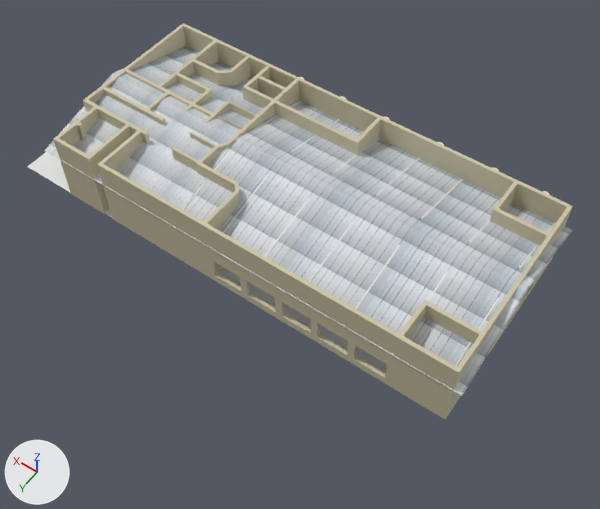
An edit to the Blender file Restaurante Universitário/Arquivo blend/restaurante.blend, drawn before and after from the same camera.
Both versions are drawn from a camera (50 mm lens) standing at (-456.0, 583.0, 850.0) and looking at (-74.0, 47.0, 9.0). The lights are fixed; the arrows at lower left show +X, +Y and +Z.

Objects in the first picture: 'BAGULHODOTETO.001', 'Chao', 'Paredes', 'Plane'.
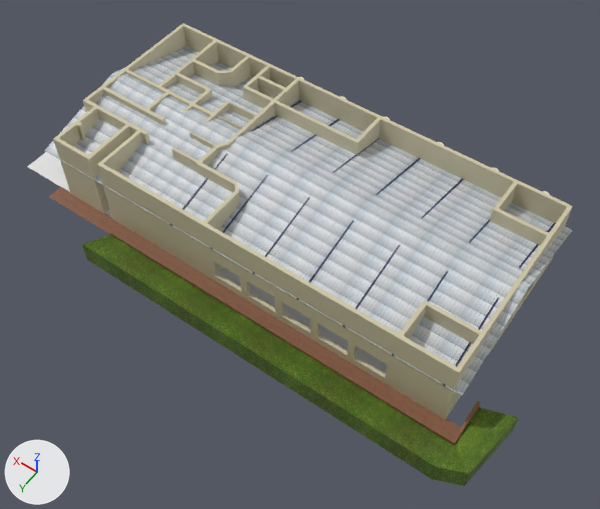
What differs and where, as boxes [x1, y1, x2, y2] in the pictures (600 x 509 px):
'Cube.001', added (green): after [82, 235, 519, 486]
'Plane.001', added (brown): after [49, 187, 460, 439]
'Cube', added (brown): after [110, 231, 481, 445]
'BAGULHODOTETO.001', recoloured (white to grey): [170, 100, 556, 386] in both
part 1 of me_plane_001, surface changed: [45, 46, 572, 396] in both

Diff of the bpy script that builds the scene:
```diff
--- a/Restaurante Universitário/Arquivo blend/restaurante.blend.py
+++ b/Restaurante Universitário/Arquivo blend/restaurante.blend.py
@@ img_e4670babe8673083afe693970668ba50_jpg @@
+img_e4670babe8673083afe693970668ba50_jpg = load_image('e4670babe8673083afe693970668ba50.jpg', 'Texturas/e4670babe8673083afe693970668ba50.jpg', 1024, 1024, 'sRGB')
@@ img_seamless_dirty_concrete_wall_texture_texturise__jpg @@
+img_seamless_dirty_concrete_wall_texture_texturise__jpg = load_image('Seamless_Dirty_Concrete_Wall_Texture_Texturise..jpg', 'Texturas/Seamless_Dirty_Concrete_Wall_Texture_Texturise..jpg', 1600, 1599, 'sRGB')
@@ mat_bagulhodoteto @@
+mat_bagulhodoteto = principled_material('bagulhodoteto')
+mat_bagulhodoteto.base_color = (0.0, 0.000084, 0.0522)  # dark blue #000041
@@ mat_grama @@
+mat_grama = principled_material('grama')
+mat_grama.texture = img_e4670babe8673083afe693970668ba50_jpg
@@ mat_xaoxujo @@
+mat_xaoxujo = principled_material('XaoXujo')
+mat_xaoxujo.texture = img_seamless_dirty_concrete_wall_texture_texturise__jpg
@@ me_plane_001 @@
 me_plane_001.from_pydata(...)  # 9 vertices, 5 faces; spans x -1.0..1.0, y -1.0..1.0, z -0.26..0.0
 # used by ob_plane; location = (-37.0, 0.0, 67.0); scale = (-312.0, -139.0, -139.0)
+# me_plane_001 part 1: texture (UV) coordinates of 4 of 5 faces, centred in x -0.65..0.35, y -0.5..0.5, z -0.13, changed; they spanned u -3.31..4.31, v -3.31..4.31 and now span u -8.99..9.99, v -8.99..9.99
 me_plane_001.materials.append(mat_material_005)
@@ me_cube_004 @@
 me_cube_004.from_pydata(...)  # 1554 vertices, 1554 faces; spans x -383.0..1.0, y -1.0..1.0, z -139.0..139.0
+me_cube_004.materials.append(mat_bagulhodoteto)  # dark blue #000041
@@ me_cube_002 @@
+me_cube_002.from_pydata(...)  # 16 vertices, 14 faces; spans x -406.0..149.0, y -61.0..44.0, z -6.0..31.0
+me_cube_002.materials.append(mat_grama)  # picture img_e4670babe8673083afe693970668ba50_jpg
@@ me_cube @@
+me_cube.from_pydata(...)  # 16 vertices, 14 faces; spans x -362.0..149.0, y -59.0..2.0, z -1.0..9.0
+me_cube.materials.append(mat_xaoxujo)  # picture img_seamless_dirty_concrete_wall_texture_texturise__jpg
@@ me_plane_002 @@
+me_plane_002.from_pydata(...)  # 4 vertices, 1 face; spans x -1.0..1.06, y -1.0..1.0, z 0.0
+me_plane_002.materials.append(mat_xaoxujo)  # picture img_seamless_dirty_concrete_wall_texture_texturise__jpg
@@ ob_cube_001 @@
+ob_cube_001 = bpy.data.objects.new('Cube.001', me_cube_002)
+ob_cube_001.location = (0.0, 164.0, 1.0)
@@ ob_cube @@
+ob_cube = bpy.data.objects.new('Cube', me_cube)
+ob_cube.location = (0.0, 161.0, 1.0)
@@ ob_plane_001 @@
+ob_plane_001 = bpy.data.objects.new('Plane.001', me_plane_002)
+ob_plane_001.location = (-36.0, 148.0, 0.0)
+ob_plane_001.scale = (-305.0, 11.7, 11.7)
```
